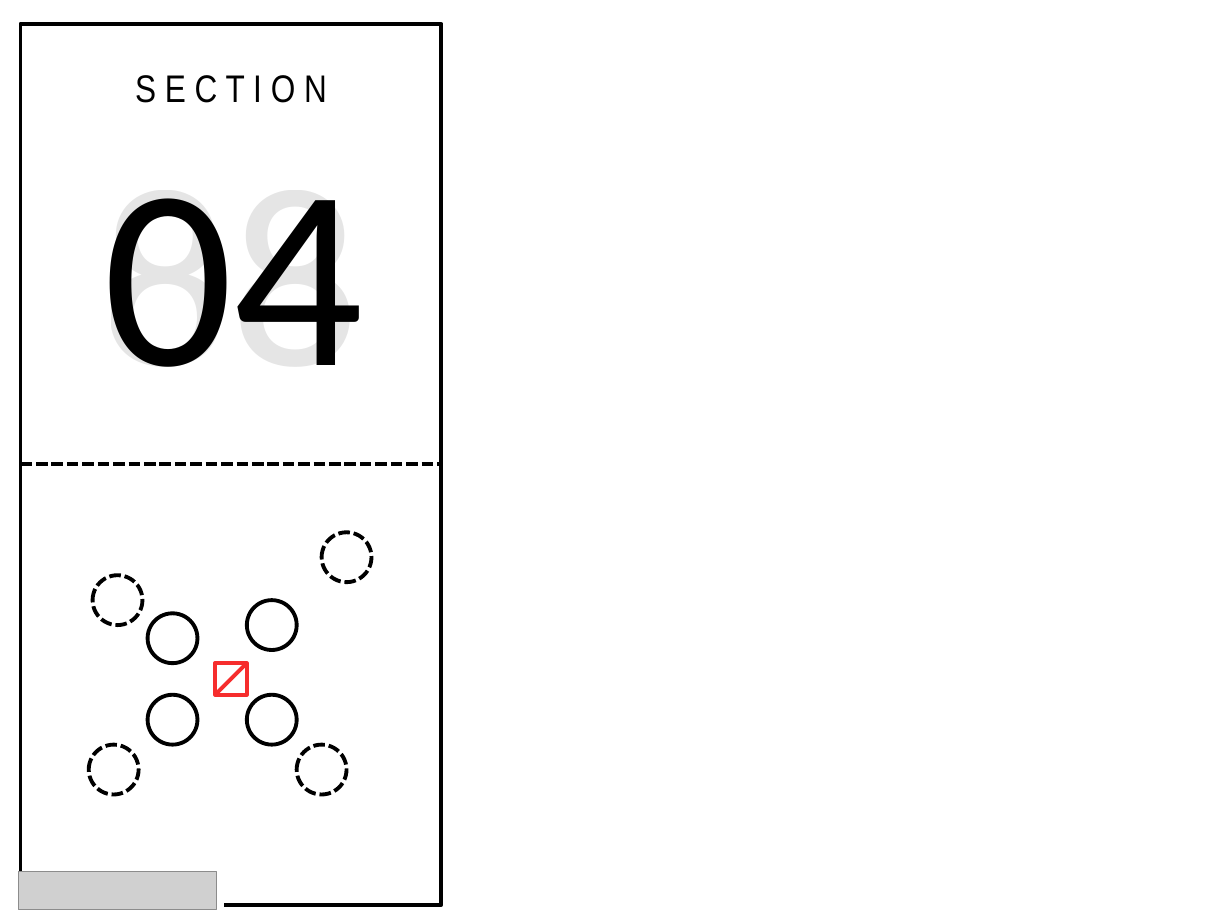
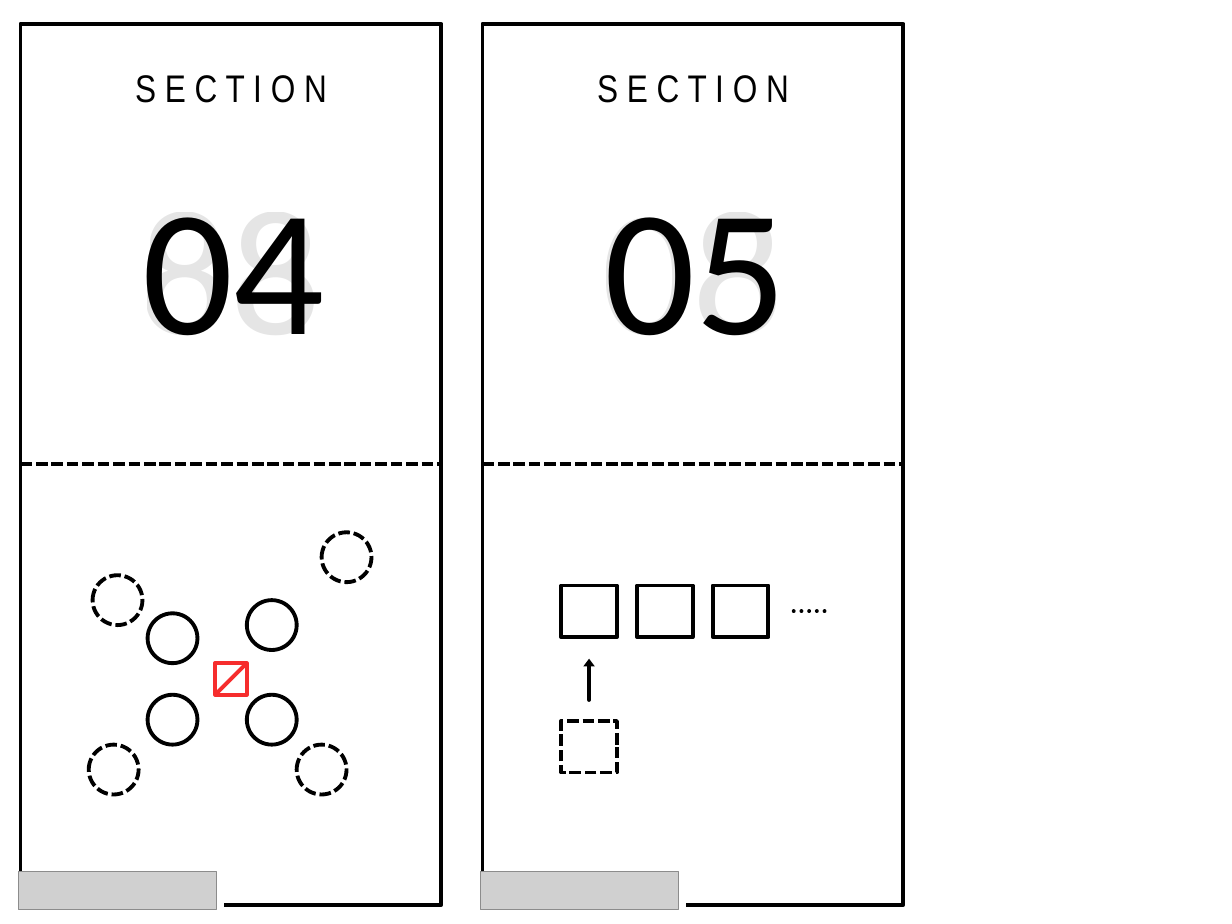
Before and after one commit to DevelopingEmpire/Chronospace_platformer, a slide deck: slide 4 of Assets/5_images/chronospace_logo.pptx. Drawn at 1232x924 pixels with LibreOffice and Linux fonts; fonts in the diff are those of the drawing; grey boxes stand for pictures. Boxes give left, top, right and bottom in pixels: in the first picture for what was removed or moved away, otherwise in the second. Text is boxed around its words. In the diff, an @@ line names an element or a change of style, - is before the commit and + after.

```diff
--- a/Assets/5_images/chronospace_logo.pptx
+++ b/Assets/5_images/chronospace_logo.pptx
@@ text "88" at bbox=[140, 217, 322, 336]: size 200 to 140 pt @@
@@ text "04" at bbox=[143, 217, 325, 336]: size 200 to 140 pt @@
@@ group added at bbox=[462, 0, 924, 924]: 7 rectangles, 3 texts, 2 lines, 1 picture, 1 arrow @@
+05
+08
+S E C T I O N
```
Also in this commit, not shown: 2 other slides changed, 1 slide added.
